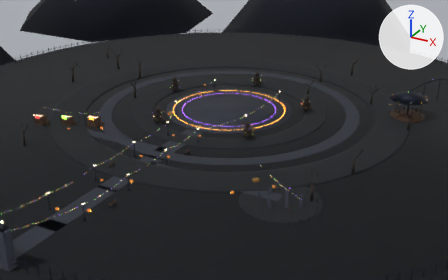
Two versions of the Blender file model/park_env/park_env.blend, one commit apart.
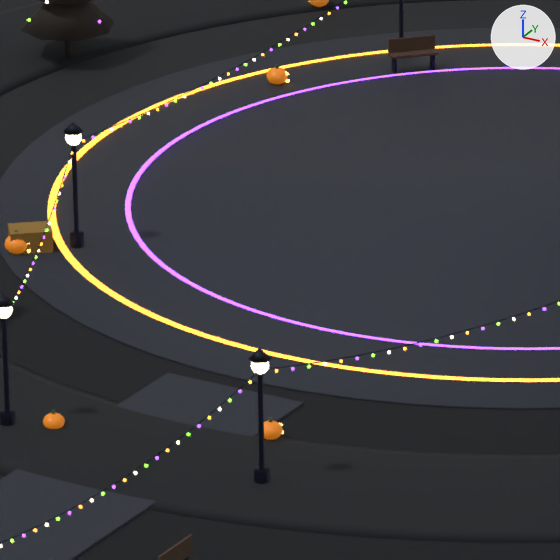
Old and new are each drawn from a 50 mm lens placed at (77.1, -143.0, 61.7), pointed at (5.2, -12.4, -3.6) and again close up on the part from 37% to 52% of the width and 30% to 54% of the height. Arrows for +X, +Y and +Z are at upper right; the lights stay in place. The last two pictures show the newer version.

In view in the first close-up: 'PE_PE_EmitOrange', 'PE_PE_EmitViolet', 'PE_PE_Grass', 'PE_PE_Ground', 'PE_PE_Iron', 'PE_PE_Path', 'PE_PE_Pumpkin', 'PE_PE_Straw', 'PE_PE_Trunk', 'PE_PE_Wood' and 8 more.
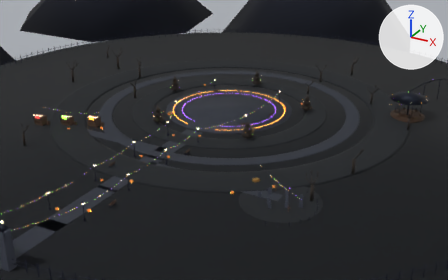
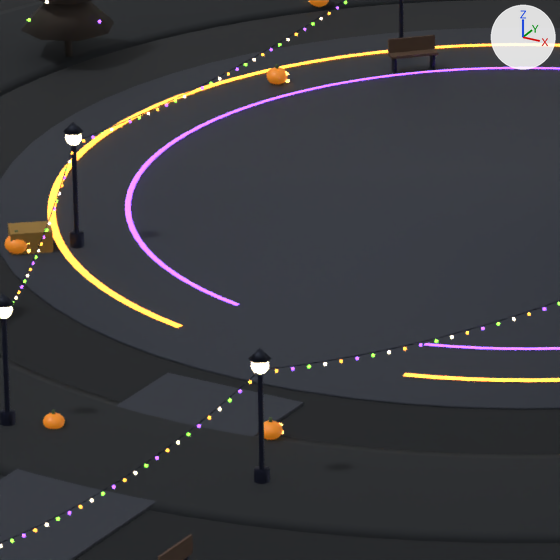
Pixel boxes [x1, y1, x2, y2] of what changed, in the close-ups (560 x 560 px):
part 1 of me_torus, deleted: before [177, 325, 405, 376]
part 2 of me_torus_001, deleted: before [236, 304, 425, 345]

Patch to the scene script:
```diff
--- a/model/park_env/park_env.blend.py
+++ b/model/park_env/park_env.blend.py
@@ me_torus @@
 # used by ob_pe_pe_emitorange; location = (0.0, 0.0, 0.07); scale = (1.0, 1.0, 0.12)
-me_torus.from_pydata(...)  # 608 vertices, 600 faces; spans x -25.8..15.6, y -28.8..15.6, z -0.1..22.3
+me_torus.from_pydata(...)  # 566 vertices, 552 faces; spans x -25.8..15.6, y -28.8..15.6, z -0.1..22.3
+# me_torus part 1
+# 42 vertices are removed from x -3.1..3.1, y -15.6..-15.1, z -0.1..0.1
+# 48 faces are deleted
 me_torus.materials.append(mat_pe_emitorange)
@@ me_torus_001 @@
 # used by ob_pe_pe_emitviolet; location = (0.0, 0.0, 0.07); scale = (1.0, 1.0, 0.12)
-me_torus_001.from_pydata(...)  # 628 vertices, 636 faces; spans x -13.1..34.1, y -36.5..13.1, z -0.1..6.4
+me_torus_001.from_pydata(...)  # 586 vertices, 588 faces; spans x -13.1..34.1, y -36.5..13.1, z -0.1..6.4
+# me_torus_001 part 2
+# 42 vertices are removed from x -2.6..2.6, y -13.1..-12.7, z -0.1..0.1
+# 48 faces are deleted
 me_torus_001.materials.append(mat_pe_emitviolet)
```
